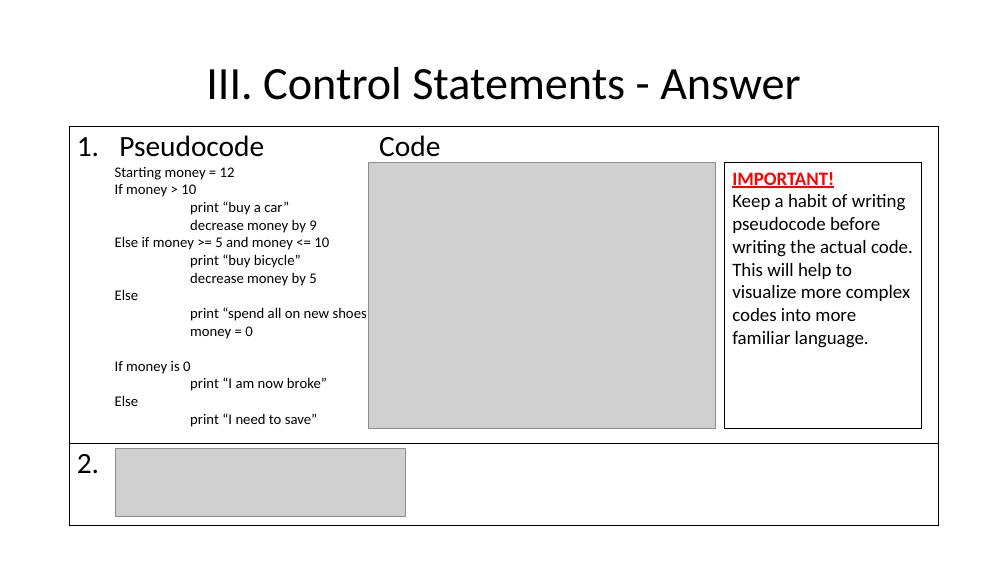
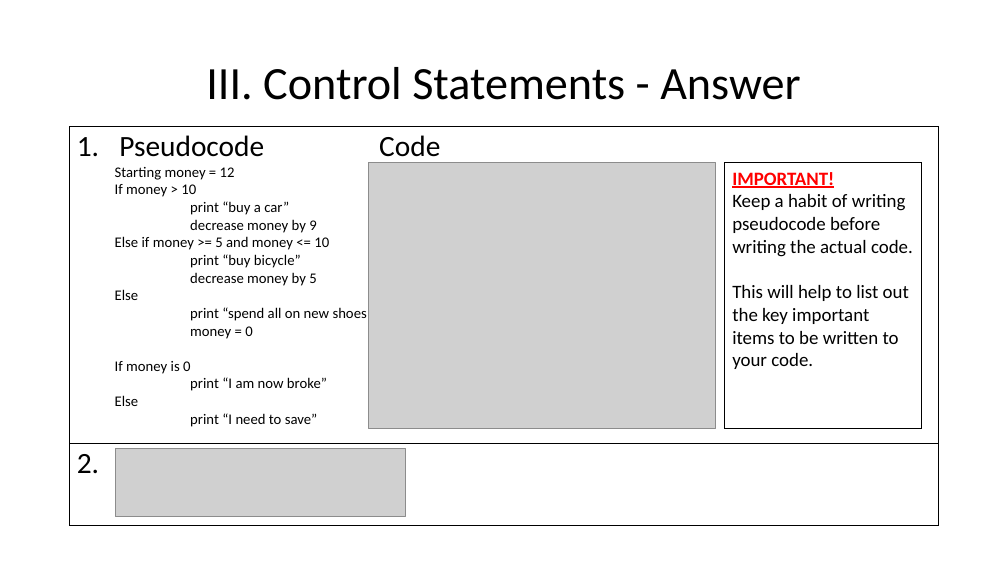
Before and after one commit to henrywma/foConnect, a slide deck: slide 13 of Python guide.pptx. Drawn at 1008x567 pixels with LibreOffice and Linux fonts; fonts in the diff are those of the drawing; grey boxes stand for pictures. Boxes give left, top, right and bottom in pixels: in the first picture for what was removed or moved away, otherwise in the second. Text is boxed around its words. In the diff, an @@ line names an element or a change of style, - is before the commit and + after.

```diff
--- a/Python guide.pptx
+++ b/Python guide.pptx
@@ text in rectangle at <box>732,194,913,369</box>: text changed @@
-Keep a habit of writing pseudocode before writing the actual code. This will help to visualize more complex codes into more familiar language.
+Keep a habit of writing pseudocode before writing the actual code.
+This will help to list out the key important items to be written to your code.
```
Also in this commit, not shown: 8 other slides changed, 5 slides added, 4 slides removed.
